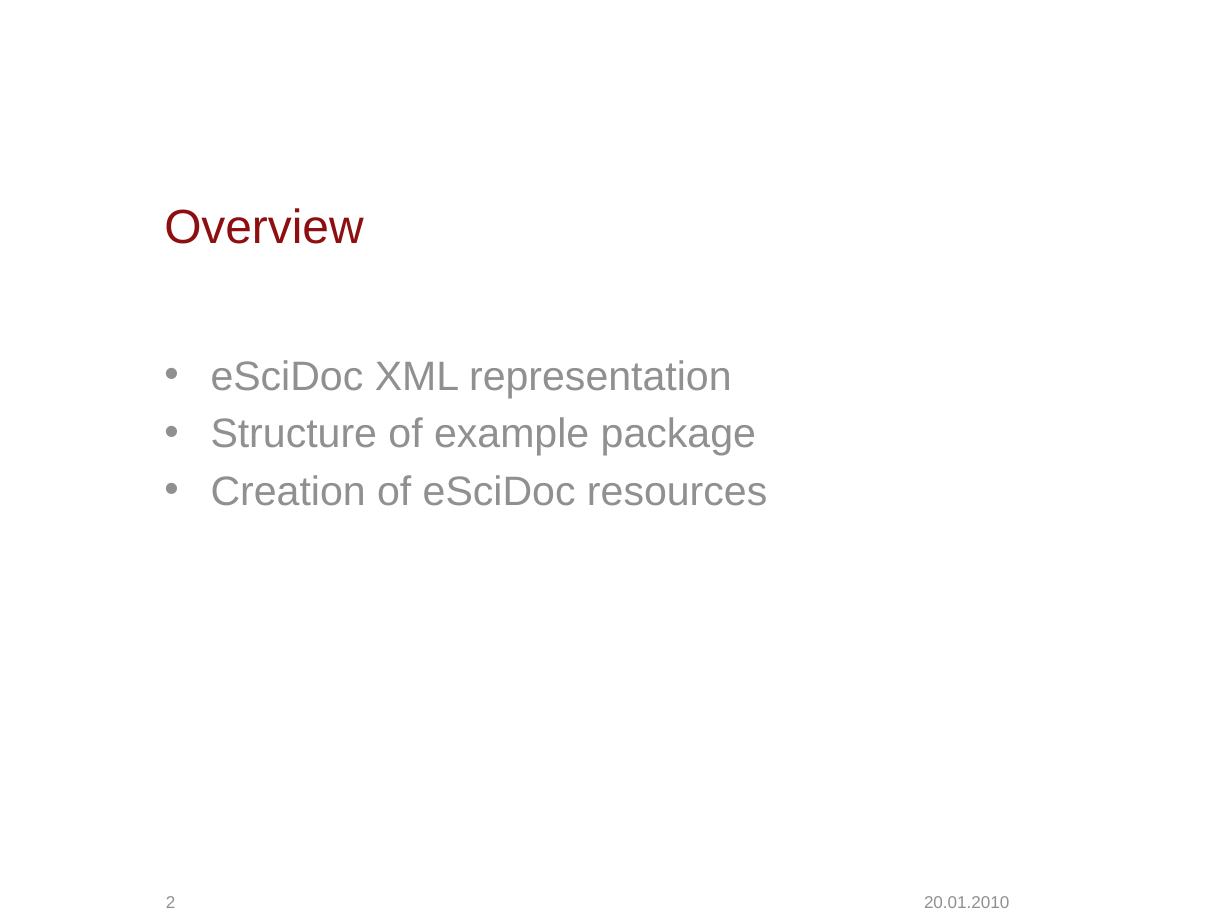
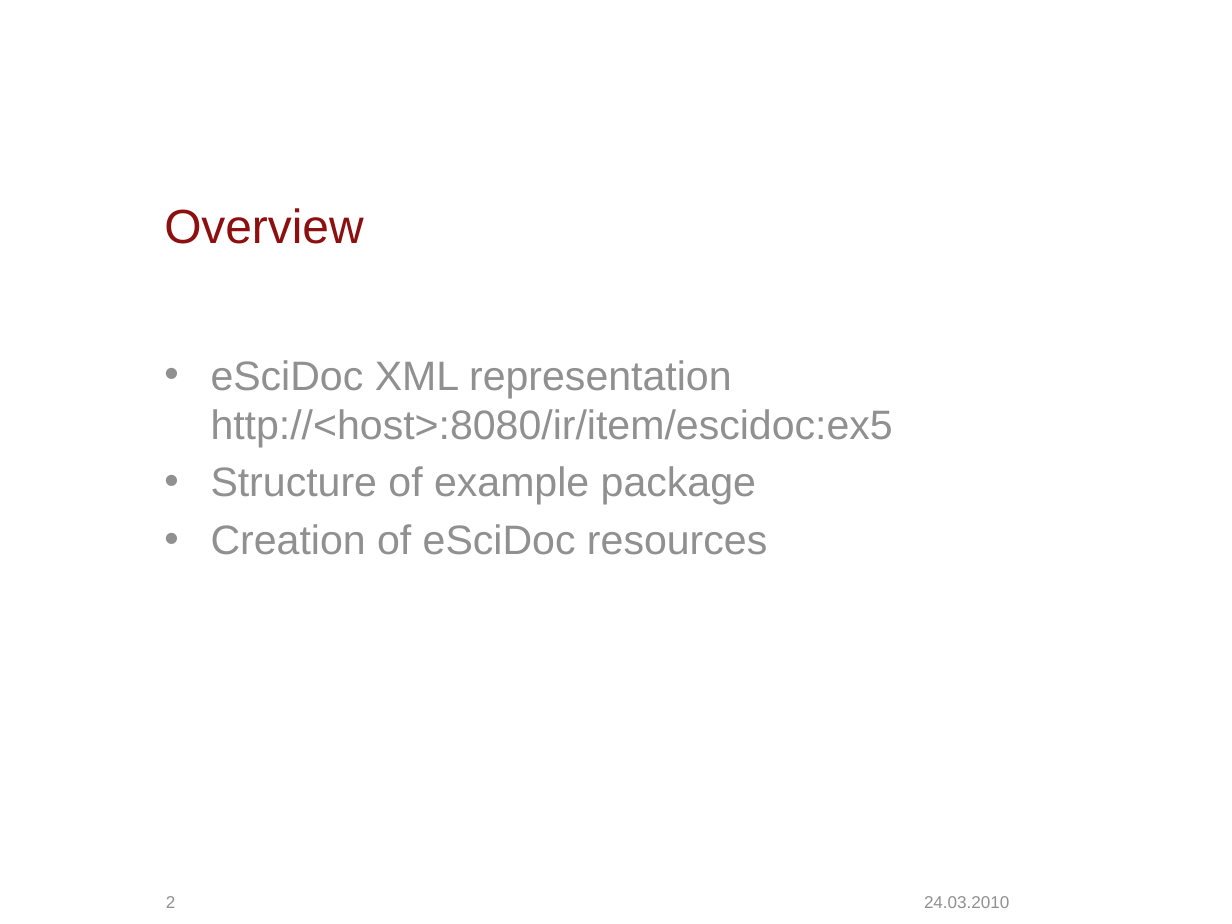
Before and after one commit to escidoc/escidoc-examples, a slide deck: slide 2 of doc/presentation.pptx. Drawn at 1232x924 pixels with LibreOffice and Linux fonts; fonts in the diff are those of the drawing; background and template pictures are left out. Boxes give left, top, right and bottom in pixels: in the first picture for what was removed or moved away, otherwise in the second. Text is boxed around its words. In the diff, an @@ line names an element or a change of style, - is before the commit and + after.

```diff
--- a/doc/presentation.pptx
+++ b/doc/presentation.pptx
@@ text at (211, 360, 893, 447): text changed @@
-• eSciDoc XML representation
+• eSciDoc XML representation
+  http://<host>:8080/ir/item/escidoc:ex5
@@ text at (924, 896, 1009, 908): text changed @@
-20.01.2010
+24.03.2010
```
Also in this commit, not shown: 14 other slides changed, 1 slide added.
